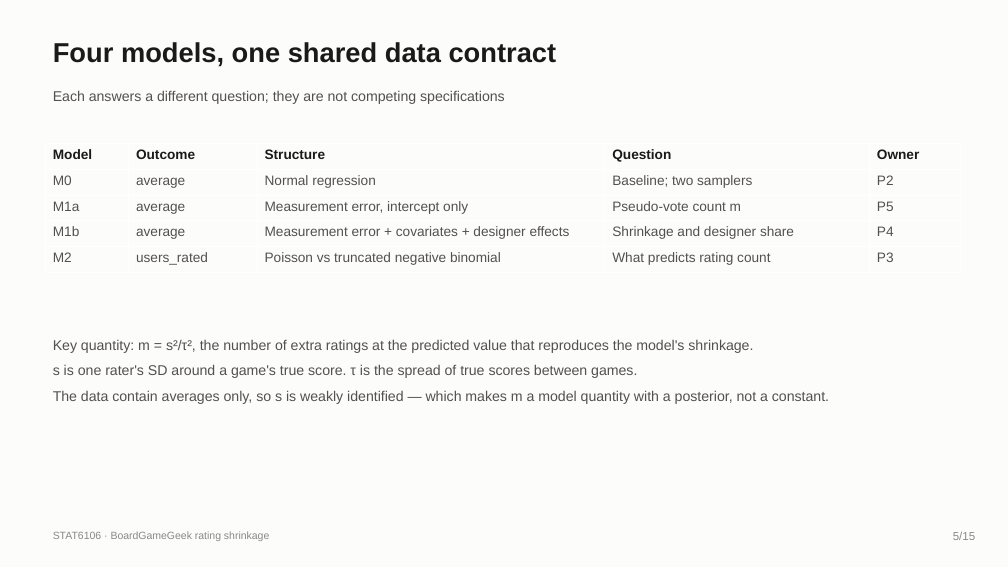
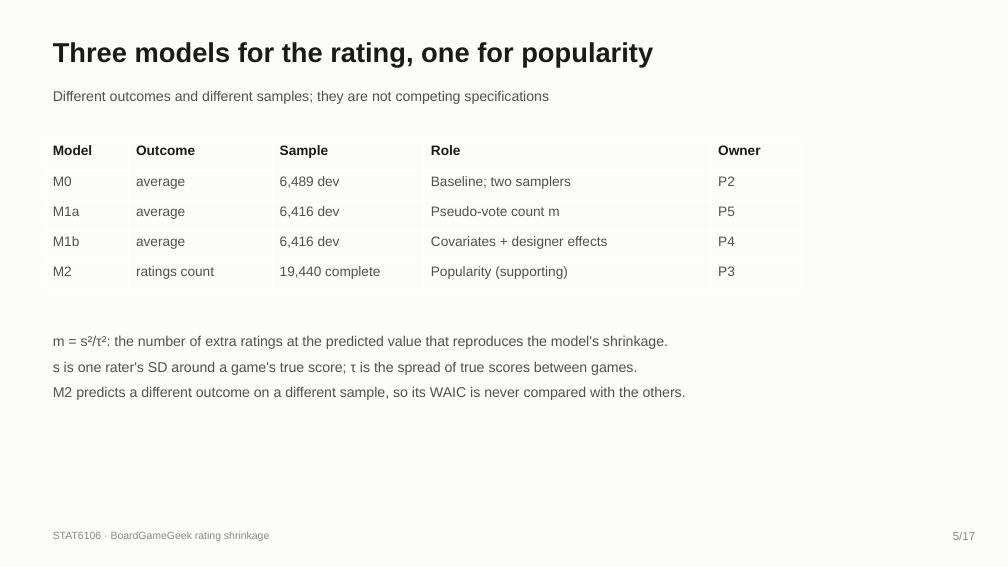
Before and after one commit to iwanttosleeeep/bayesian-boardgame-ratings, a slide deck: slide 5 of slides/Group_deck_draft.pptx. Drawn at 1008x567 pixels with LibreOffice and Linux fonts; fonts in the diff are those of the drawing. Boxes give left, top, right and bottom in pixels: in the first picture for what was removed or moved away, otherwise in the second. Text is boxed around its words. In the diff, an @@ line names an element or a change of style, - is before the commit and + after.

```diff
--- a/slides/Group_deck_draft.pptx
+++ b/slides/Group_deck_draft.pptx
@@ text at [53, 42, 653, 67]: text changed @@
-Four models, one shared data contract
+Three models for the rating, one for popularity
@@ text at [53, 90, 549, 104]: text changed @@
-Each answers a different question; they are not competing specifications
+Different outcomes and different samples; they are not competing specifications
@@ table at [45, 140, 802, 291] @@
-row 1, column 3: Structure
+row 1, column 3: Sample
-row 1, column 4: Question
+row 1, column 4: Role
-row 2, column 3: Normal regression
+row 2, column 3: 6,489 dev
-row 3, column 3: Measurement error, intercept only
+row 3, column 3: 6,416 dev
-row 4, column 3: Measurement error + covariates + designer effects
+row 4, column 3: 6,416 dev
-row 4, column 4: Shrinkage and designer share
+row 4, column 4: Covariates + designer effects
-row 5: M2 | users_rated | Poisson vs truncated negative binomial | What predicts rating count | P3
+row 5: M2 | ratings count | 19,440 complete | Popularity (supporting) | P3
@@ table: place and size @@
-table at [45, 144, 960, 272]
+table at [45, 140, 802, 291]
@@ text at [53, 335, 686, 400]: text changed @@
-Key quantity: m = s²/τ², the number of extra ratings at the predicted value that reproduces the model's shrinkage.
-s is one rater's SD around a game's true score. τ is the spread of true scores between games.
-The data contain averages only, so s is weakly identified — which makes m a model quantity with a posterior, not a constant.
+m = s²/τ²: the number of extra ratings at the predicted value that reproduces the model's shrinkage.
+s is one rater's SD around a game's true score; τ is the spread of true scores between games.
+M2 predicts a different outcome on a different sample, so its WAIC is never compared with the others.
@@ text at [953, 532, 975, 540]: text changed @@
-5/15
+5/17
```
Also in this commit, not shown: 8 other slides changed, 7 slides added, 5 slides removed, 2 other files.
